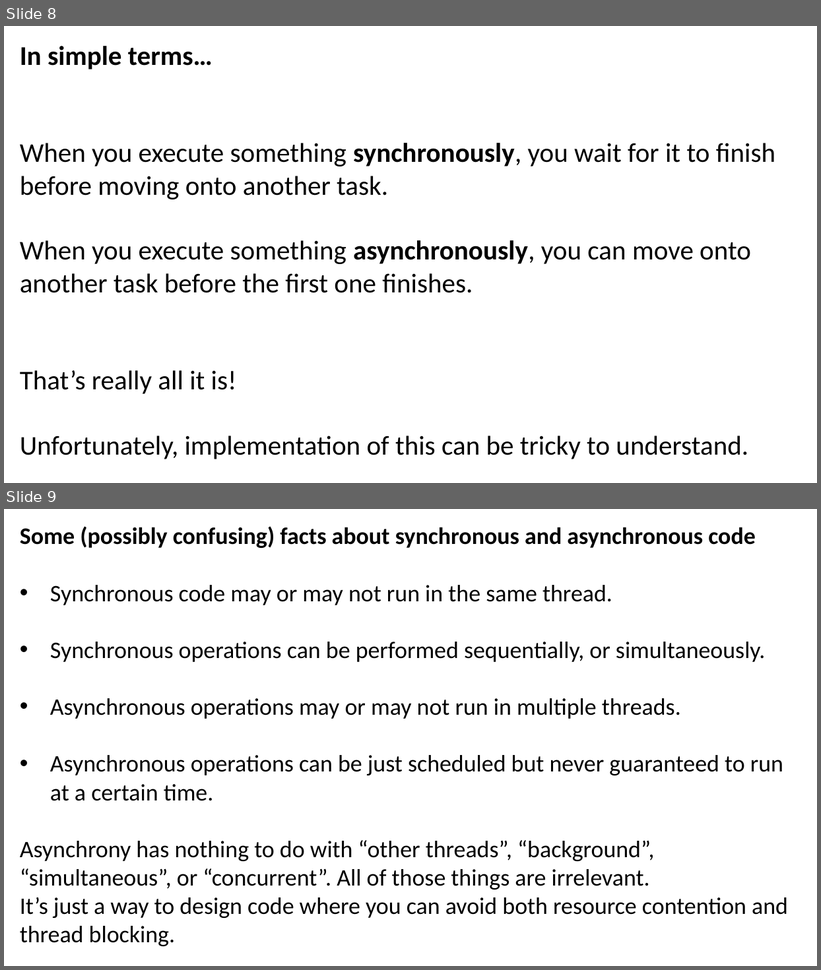
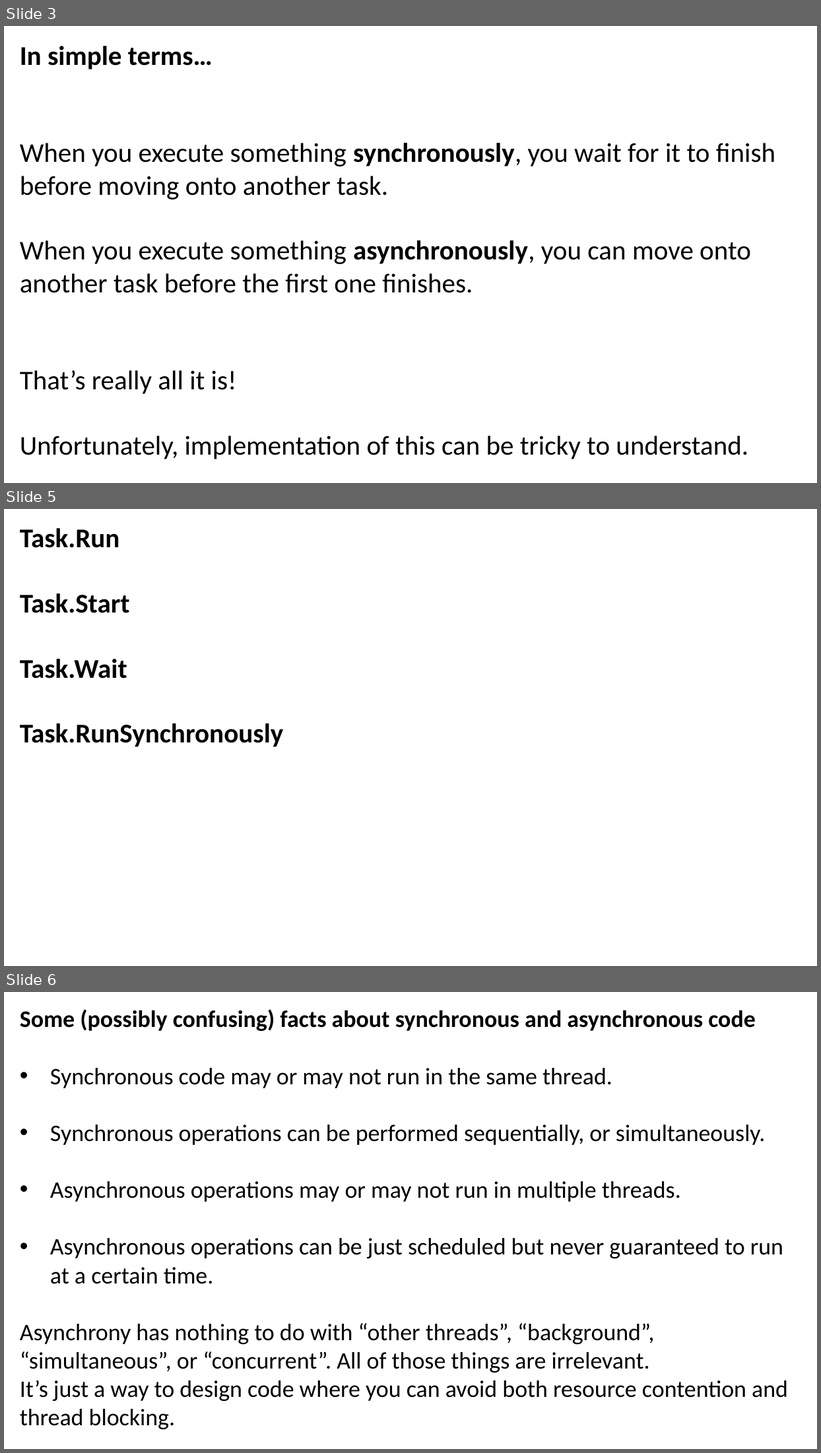
Before and after one commit to JoshKain/AsyncAwaitQuiz, a slide deck: Async and await presentation.pptx. Shown one above the other, each under a label of ours: slides 8 and 9 before the commit, slides 3, 5 and 6 after it; the slides between them are not shown. The pictures are 821x970 and 821x1453 pixels, drawn with LibreOffice and Linux fonts; fonts in the diff are those of the drawing. Boxes give left, top, right and bottom in pixels: in the first picture for what was removed or moved away, otherwise in the second. Text is boxed around its words. In the diff, an @@ line names an element or a change of style, - is before the commit and + after.

Commit message:
Updated slides

```diff
--- a/Async and await presentation.pptx
+++ b/Async and await presentation.pptx
@@ slide 5 added at (4, 509, 817, 966), background #FFFFFF @@
@@ text added at (20, 528, 283, 747), 32 pt, text #000000, bold @@
+Task.Run
+Task.Start
+Task.Wait
+Task.RunSynchronously
@@ what was slide 8 is now slide 3 @@
@@ what was slide 9 is now slide 6 @@
```
Also in this commit, not shown: 1 other slide added.
